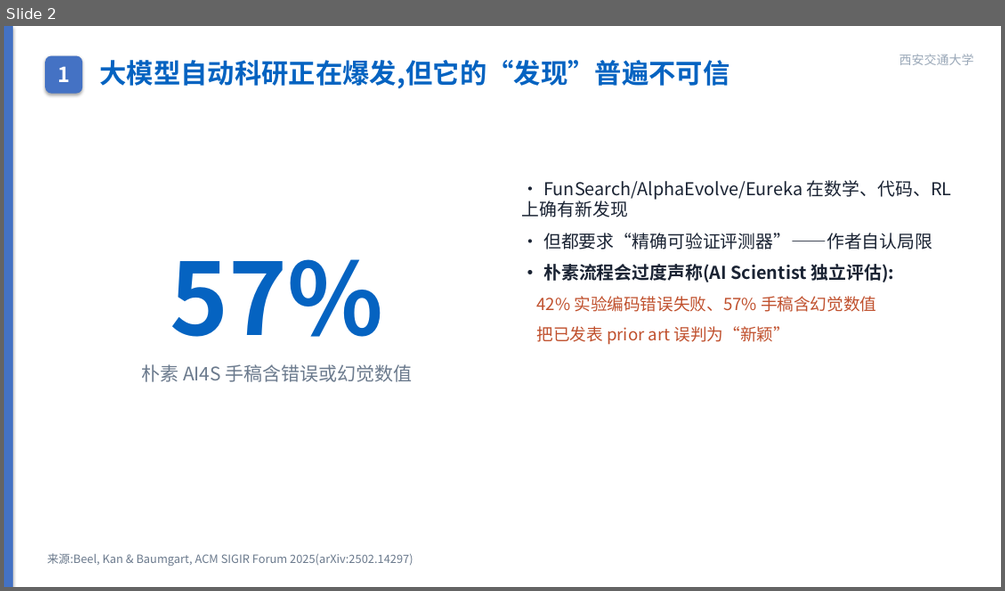
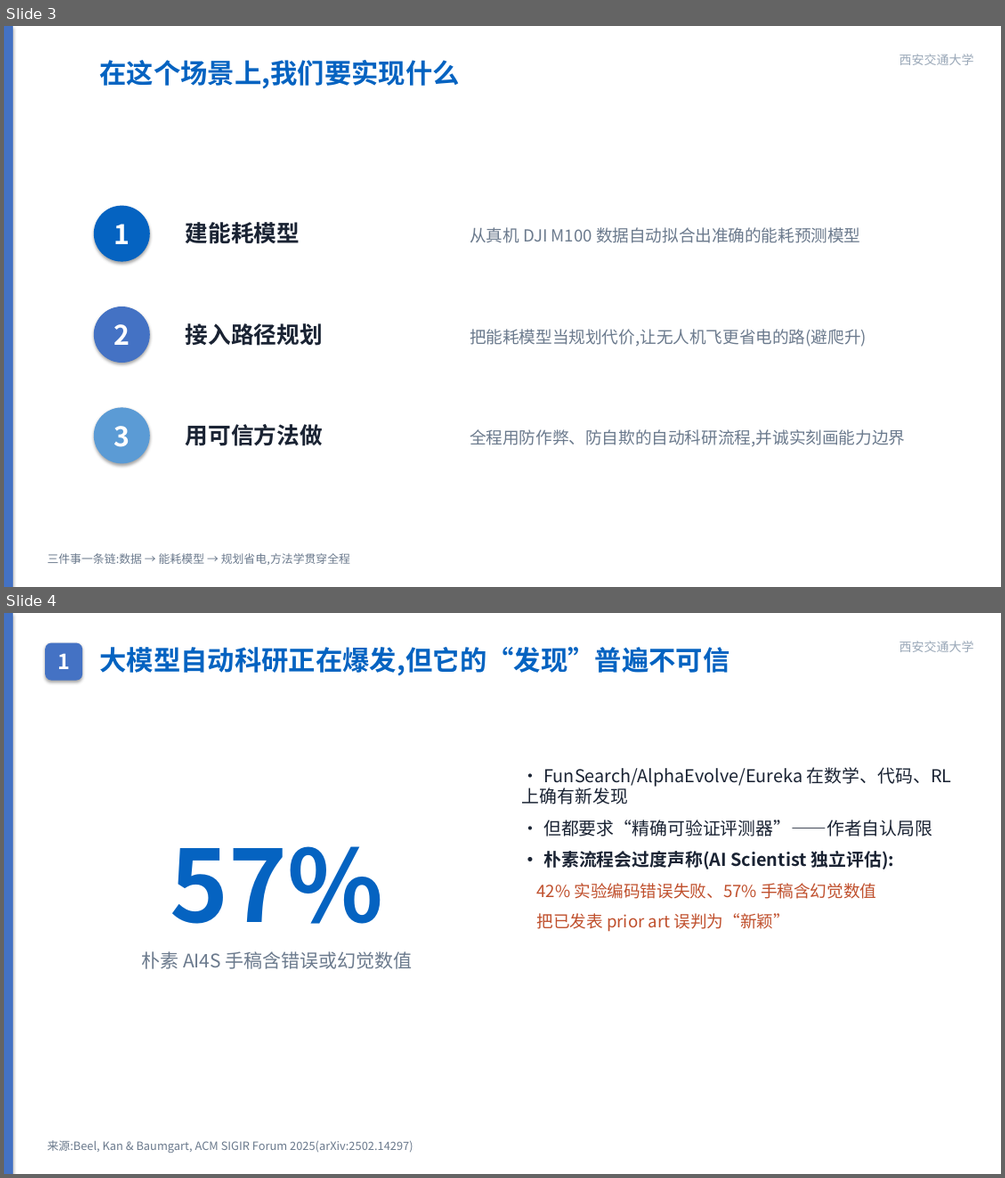
Before and after one commit to wbz0429/PathPlanningwithEnergy, a slide deck: autoresearch/energy_m100/experiments/midterm_defense.pptx. Shown one above the other, each under a label of ours: slide 2 before the commit, slides 3 and 4 after it. The pictures are 1005x591 and 1005x1178 pixels, drawn with LibreOffice and Linux fonts; fonts in the diff are those of the drawing. Boxes give left, top, right and bottom in pixels: in the first picture for what was removed or moved away, otherwise in the second. Text is boxed around its words. In the diff, an @@ line names an element or a change of style, - is before the commit and + after.

```diff
--- a/autoresearch/energy_m100/experiments/midterm_defense.pptx
+++ b/autoresearch/energy_m100/experiments/midterm_defense.pptx
@@ slide 3 added at (x1=4, y1=26, x2=1001, y2=587), background #FFFFFF @@
@@ rectangle added at (x1=4, y1=26, x2=13, y2=587), fill #4472C4 @@
@@ text added at (x1=99, y1=60, x2=460, y2=89), 26 pt, text #0563C1, bold @@
+在这个场景上,我们要实现什么
@@ text added at (x1=899, y1=54, x2=974, y2=65), 12 pt, text #9AA8B8 @@
+西安交通大学
@@ ellipse added at (x1=94, y1=206, x2=150, y2=262), fill #0563C1, 26 pt, text #FFFFFF, bold @@
+1
@@ text added at (x1=186, y1=222, x2=299, y2=244), 22 pt, text #1A2333, bold @@
+建能耗模型
@@ text added at (x1=469, y1=227, x2=861, y2=243), 16 pt, text #6B7A8D @@
+从真机 DJI M100 数据自动拟合出准确的能耗预测模型
@@ ellipse added at (x1=94, y1=306, x2=150, y2=362), fill #4472C4, 26 pt, text #FFFFFF, bold @@
+2
@@ text added at (x1=186, y1=323, x2=323, y2=346), 22 pt, text #1A2333, bold @@
+接入路径规划
@@ text added at (x1=469, y1=329, x2=866, y2=346), 16 pt, text #6B7A8D @@
+把能耗模型当规划代价,让无人机飞更省电的路(避爬升)
@@ ellipse added at (x1=94, y1=408, x2=150, y2=464), fill #5B9BD5, 26 pt, text #FFFFFF, bold @@
+3
@@ text added at (x1=186, y1=424, x2=323, y2=446), 22 pt, text #1A2333, bold @@
+用可信方法做
@@ text added at (x1=469, y1=429, x2=905, y2=447), 16 pt, text #6B7A8D @@
+全程用防作弊、防自欺的自动科研流程,并诚实刻画能力边界
@@ text added at (x1=48, y1=553, x2=350, y2=564), 11 pt, text #6B7A8D @@
+三件事一条链:数据 → 能耗模型 → 规划省电,方法学贯穿全程
@@ what was slide 2 is now slide 4 @@
```
Also in this commit, not shown: 1 other slide added, 3 other files.
